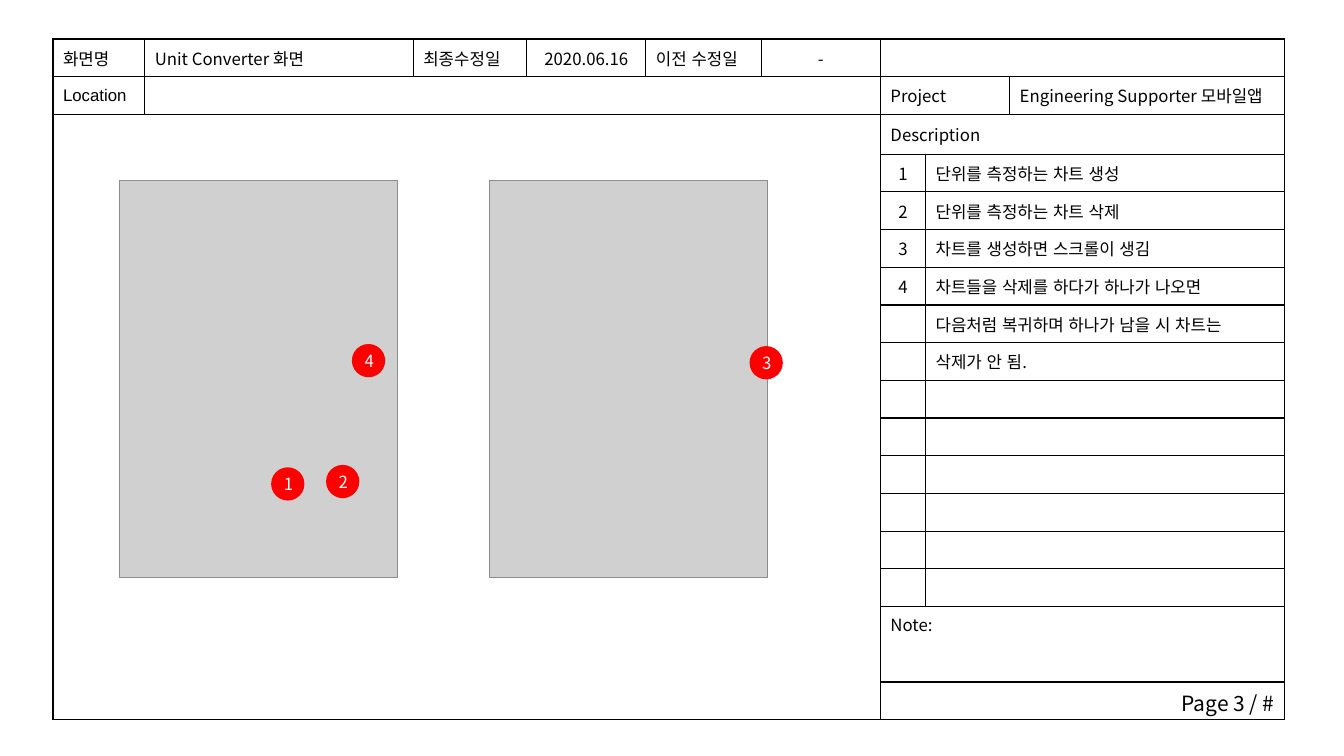
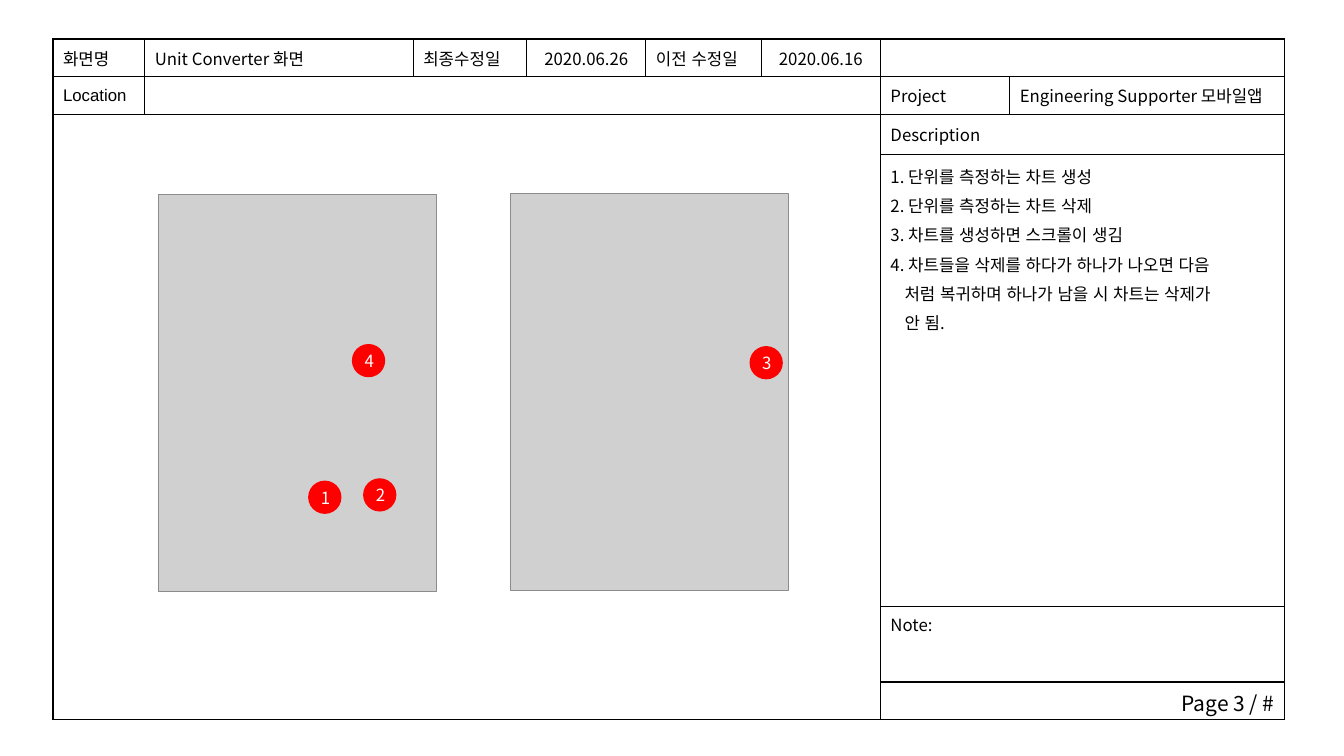
Before and after one commit to woocharle/ict.edu.UI-and-UX, a slide deck: slide 3 of 4.아키텍처설계/스토리보드.pptx. Drawn at 1344x756 pixels with LibreOffice and Linux fonts; fonts in the diff are those of the drawing; grey boxes stand for pictures. Boxes give left, top, right and bottom in pixels: in the first picture for what was removed or moved away, otherwise in the second. Text is boxed around its words. In the diff, an @@ line names an element or a change of style, - is before the commit and + after.

```diff
--- a/4.아키텍처설계/스토리보드.pptx
+++ b/4.아키텍처설계/스토리보드.pptx
@@ table at (53, 39, 1286, 720) @@
-화면명 | Unit Converter 화면 | 최종수정일 | 2020.06.16 | 이전 수정일 | - |  |  | 
-Location |  |  |  |  |  | Project |  | Engineering Supporter 모바일앱
- |  |  |  |  |  | Description |  | 
- |  |  |  |  |  | 1 | 단위를 측정하는 차트 생성 | 
- |  |  |  |  |  | 2 | 단위를 측정하는 차트 삭제 | 
- |  |  |  |  |  | 3 | 차트를 생성하면 스크롤이 생김 | 
- |  |  |  |  |  | 4 | 차트들을 삭제를 하다가 하나가 나오면 | 
- |  |  |  |  |  |  | 다음처럼 복귀하며 하나가 남을 시 차트는 | 
- |  |  |  |  |  |  | 삭제가 안 됨. | 
- |  |  |  |  |  |  |  | 
- |  |  |  |  |  |  |  | 
- |  |  |  |  |  |  |  | 
- |  |  |  |  |  |  |  | 
- |  |  |  |  |  |  |  | 
- |  |  |  |  |  |  |  | 
- |  |  |  |  |  | Note: |  | 
- |  |  |  |  |  | Page 3 / # |  | 
+화면명 | Unit Converter 화면 | 최종수정일 | 2020.06.26 | 이전 수정일 | 2020.06.16 |  | 
+Location |  |  |  |  |  | Project | Engineering Supporter 모바일앱
+ |  |  |  |  |  | Description | 
+ |  |  |  |  |  | 1. 단위를 측정하는 차트 생성 / 2. 단위를 측정하는 차트 삭제 / 3. 차트를 생성하면 스크롤이 생김 / 4. 차트들을 삭제를 하다가 하나가 나오면 다음 / 처럼 복귀하며 하나가 남을 시 차트는 삭제가 / 안 됨. | 
+ |  |  |  |  |  | Note: | 
+ |  |  |  |  |  | Page 3 / # | 
@@ picture: place and size @@
-picture at (120, 181, 398, 579)
+picture at (158, 195, 437, 592)
@@ picture: place and size @@
-picture at (490, 181, 768, 579)
+picture at (511, 194, 789, 591)
@@ 2 texts, 1 ellipse: place and size @@
-2 texts, 1 ellipse at (284, 465, 359, 498)
+2 texts, 1 ellipse at (321, 478, 396, 511)
@@ ellipse: place and size @@
-ellipse at (271, 468, 304, 501)
+ellipse at (309, 481, 342, 514)
```
Also in this commit, not shown: 12 other slides changed, 4 slides added, 21 other files.
